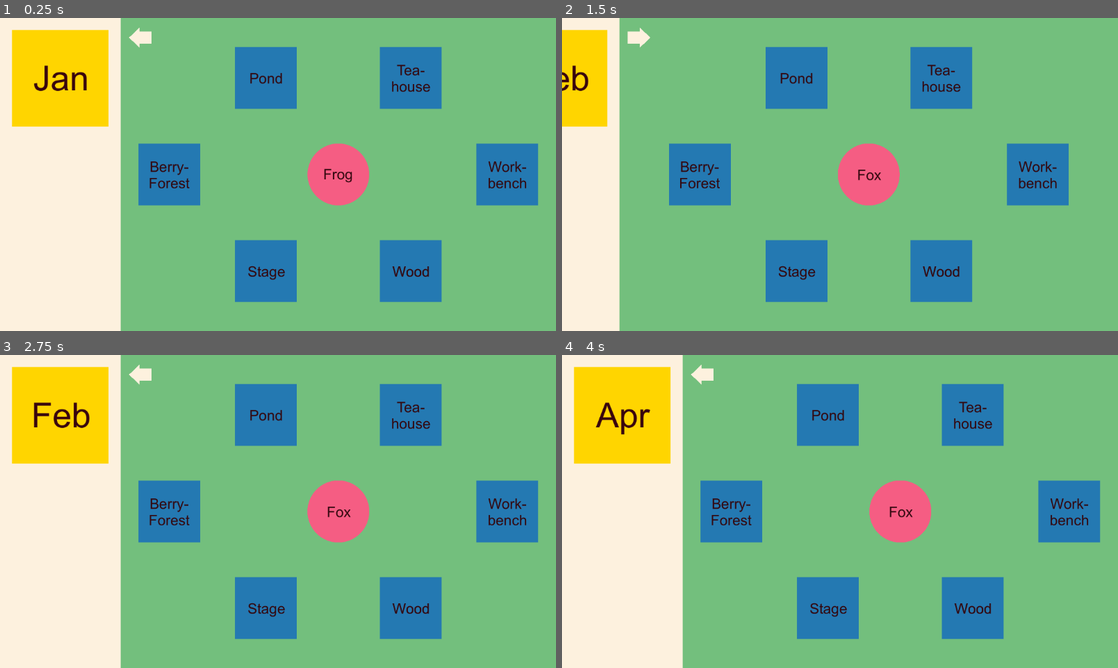
Above: before the commit, frames 1-4 (two rows, left to right).
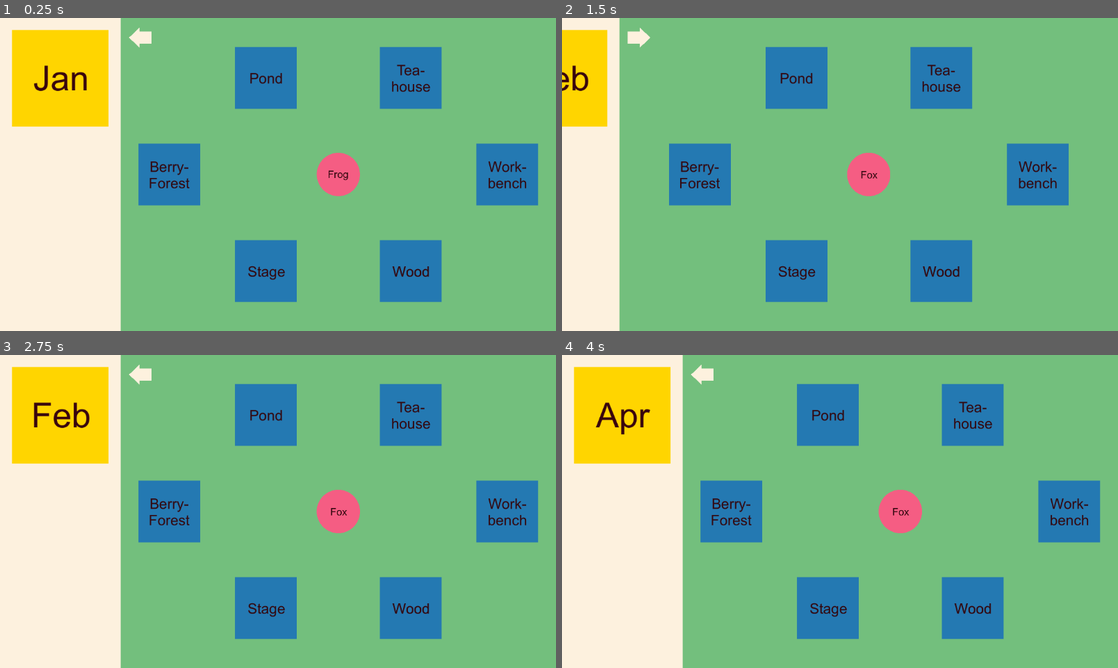
Above: after the commit, the same moments.

Repository: k4444th/Cozy-Moments
Game: Godot game, scene res://scenes/game.tscn
Two runs of this game, one before a commit and one after it. Both use one fixed random seed, a clock stepped at 60 frames per second and the inputs below.
Inputs (mouse positions are in pixels of both pictures, inside the frame that each line leads up to):
- Up to frame 1 (0.25 s): no input
- Up to frame 2 (1.5 s): click (623, 77) at 0.5 s; click (701, 36) at 1.25 s
- Up to frame 3 (2.75 s): click (22, 373) at 2 s
- Up to frame 4 (4 s): click (623, 414) at 2.75 s; click (623, 414) at 3.5 s

The runs differ from the first frame. In frame 1, 1.0% of the frame differs, in the area x 55-67%, y 40-60%; in frame 2, 1.0%; in frame 3, 1.0%; in frame 4, 1.0%.

Commit message:
Basic distribute Animals Logic (does not work fully yet)

Diff:
--- a/scenes/animal.tscn
+++ b/scenes/animal.tscn
@@ -1,7 +1,6 @@
-[gd_scene load_steps=4 format=3 uid="uid://uxbb6p5tunh"]
+[gd_scene load_steps=3 format=3 uid="uid://uxbb6p5tunh"]
 
 [ext_resource type="Script" uid="uid://wwvd5h8sfv46" path="res://scripts/animal.gd" id="1_rsu6n"]
-[ext_resource type="Texture2D" uid="uid://b0h4d543iasrp" path="res://assets/mock/animals/animal.png" id="2_8dtbx"]
 
 [sub_resource type="CircleShape2D" id="CircleShape2D_8dtbx"]
 radius = 128.062
@@ -11,7 +10,6 @@
 script = ExtResource("1_rsu6n")
 
 [node name="Sprite2D" type="Sprite2D" parent="."]
-texture = ExtResource("2_8dtbx")
 
 [node name="CollisionShape2D" type="CollisionShape2D" parent="."]
 shape = SubResource("CircleShape2D_8dtbx")
--- a/scenes/animals/bear.tscn
+++ b/scenes/animals/bear.tscn
@@ -4,6 +4,7 @@
 [ext_resource type="Texture2D" uid="uid://v5vrocmt4h1c" path="res://assets/mock/animals/bear.png" id="2_52iks"]
 
 [node name="Animal" instance=ExtResource("1_g3v3q")]
+scale = Vector2(0.35, 0.35)
 
 [node name="Sprite2D" parent="." index="0"]
 texture = ExtResource("2_52iks")
--- a/scenes/animals/bird.tscn
+++ b/scenes/animals/bird.tscn
@@ -4,6 +4,7 @@
 [ext_resource type="Texture2D" uid="uid://dkny8kfqm8ma4" path="res://assets/mock/animals/bird.png" id="2_jm7yf"]
 
 [node name="Animal" instance=ExtResource("1_4gns1")]
+scale = Vector2(0.35, 0.35)
 
 [node name="Sprite2D" parent="." index="0"]
 texture = ExtResource("2_jm7yf")
--- a/scenes/animals/fox.tscn
+++ b/scenes/animals/fox.tscn
@@ -4,6 +4,7 @@
 [ext_resource type="Texture2D" uid="uid://dodqb38yq6550" path="res://assets/mock/animals/fox.png" id="2_ss4ck"]
 
 [node name="Animal" instance=ExtResource("1_i4pbc")]
+scale = Vector2(0.35, 0.35)
 
 [node name="Sprite2D" parent="." index="0"]
 texture = ExtResource("2_ss4ck")
--- a/scenes/animals/frog.tscn
+++ b/scenes/animals/frog.tscn
@@ -4,6 +4,7 @@
 [ext_resource type="Texture2D" uid="uid://dpachcqoswmrl" path="res://assets/mock/animals/frog.png" id="2_t246m"]
 
 [node name="Animal" instance=ExtResource("1_ufl66")]
+scale = Vector2(0.35, 0.35)
 
 [node name="Sprite2D" parent="." index="0"]
 texture = ExtResource("2_t246m")
--- a/scenes/animals/hedgehog.tscn
+++ b/scenes/animals/hedgehog.tscn
@@ -4,6 +4,7 @@
 [ext_resource type="Texture2D" uid="uid://bpfdm8rn5olrj" path="res://assets/mock/animals/hedgehog.png" id="2_tnqp0"]
 
 [node name="Animal" instance=ExtResource("1_tw1mh")]
+scale = Vector2(0.35, 0.35)
 
 [node name="Sprite2D" parent="." index="0"]
 texture = ExtResource("2_tnqp0")
--- a/scenes/animals/mouse.tscn
+++ b/scenes/animals/mouse.tscn
@@ -4,6 +4,7 @@
 [ext_resource type="Texture2D" uid="uid://ds6u2uis58dlq" path="res://assets/mock/animals/mouse.png" id="2_r0e6d"]
 
 [node name="Animal" instance=ExtResource("1_nw5u7")]
+scale = Vector2(0.35, 0.35)
 
 [node name="Sprite2D" parent="." index="0"]
 texture = ExtResource("2_r0e6d")
--- a/scenes/animals/rabbit.tscn
+++ b/scenes/animals/rabbit.tscn
@@ -4,6 +4,7 @@
 [ext_resource type="Texture2D" uid="uid://c2oim0hxxjo0m" path="res://assets/mock/animals/rabbit.png" id="2_gecnt"]
 
 [node name="Animal" instance=ExtResource("1_kqc4y")]
+scale = Vector2(0.35, 0.35)
 
 [node name="Sprite2D" parent="." index="0"]
 texture = ExtResource("2_gecnt")
--- a/scenes/animals/raccoon.tscn
+++ b/scenes/animals/raccoon.tscn
@@ -4,6 +4,7 @@
 [ext_resource type="Texture2D" uid="uid://cp5v7yadgwvke" path="res://assets/mock/animals/raccoon.png" id="2_g5eh0"]
 
 [node name="Animal" instance=ExtResource("1_1vvdc")]
+scale = Vector2(0.35, 0.35)
 
 [node name="Sprite2D" parent="." index="0"]
 texture = ExtResource("2_g5eh0")
--- a/scripts/animal.gd
+++ b/scripts/animal.gd
@@ -1,4 +1,6 @@
 extends Area2D
+
+signal snapped_animal_position(position)
 
 var mouseOver := false
 var dragging := false
@@ -12,13 +14,12 @@
 				dragging = true
 			else:
 				dragging = false
+				if overlap:
+					global_position = overlapCoords
+					emit_signal("snapped_animal_position", global_position)
 
 	if event is InputEventMouseMotion and dragging:
 		global_position += event.relative
-
-func _process(_delta: float) -> void:
-	if overlap and !dragging:
-		global_position = overlapCoords
 
 func _on_area_entered(area: Area2D) -> void:
 	if area.get_parent().name == "Workstation":
@@ -26,7 +27,7 @@
 		overlapCoords = area.global_position
 
 func _on_area_exited(area: Area2D) -> void:
-	if area.name.contains("Workstation"):
+	if area.get_parent().name == "Workstation":
 		overlap = false
 
 func _on_mouse_entered() -> void:
--- a/scripts/gamemanager.gd
+++ b/scripts/gamemanager.gd
@@ -8,7 +8,9 @@
 const workstationList := ["Berryforest", "Pond", "Stage", "Teahouse", "Wood", "Workbench"]
 const newAnimalsPerRound := 3
 
-@onready var game = $"."
+var animalDistributionLength = 50
+
+@onready var animalScene := preload("res://scenes/animal.tscn")
 
 var currentRound := {
 	"round": 0,
@@ -22,6 +24,9 @@
 func _ready() -> void:
 	resetGame()
 	loadGame()
+	var animalNode = animalScene.instantiate()
+	animalNode.connect("snapped_animal_position", Callable(self, "distributeAnimals"))
+	add_child(animalNode	)
 
 func saveGame():
 	var data = {
@@ -72,3 +77,28 @@
 			"state": "new",
 			"position": Vector2(0.0, 0.0)
 		})
+
+func distributeAnimals(callerPos):
+	var animals = get_node("/root/Game/Animals").get_children()
+	var positions = []
+	var duplicates = []
+
+	for animal in animals:
+		positions.append(animal.global_position)
+
+	for pos in positions:
+		var amount = positions.count(pos)
+		if amount > 1:
+			var positionToAdd = {
+				"position": pos,
+				"amount": amount
+			}
+			if not duplicates.has(positionToAdd):
+				duplicates.append(positionToAdd)
+
+	for index in range(animals.size()):
+		var animal = animals[index]
+		for pos in duplicates:
+			if animal.global_position == pos.position:
+				animal.global_position = Vector2(animal.global_position.x + animalDistributionLength * sin (deg_to_rad(index * 360.0 / pos.amount)), animal.global_position.y + animalDistributionLength * cos (deg_to_rad(index * 360.0 / pos.amount)))
+				print(animal.global_position)
